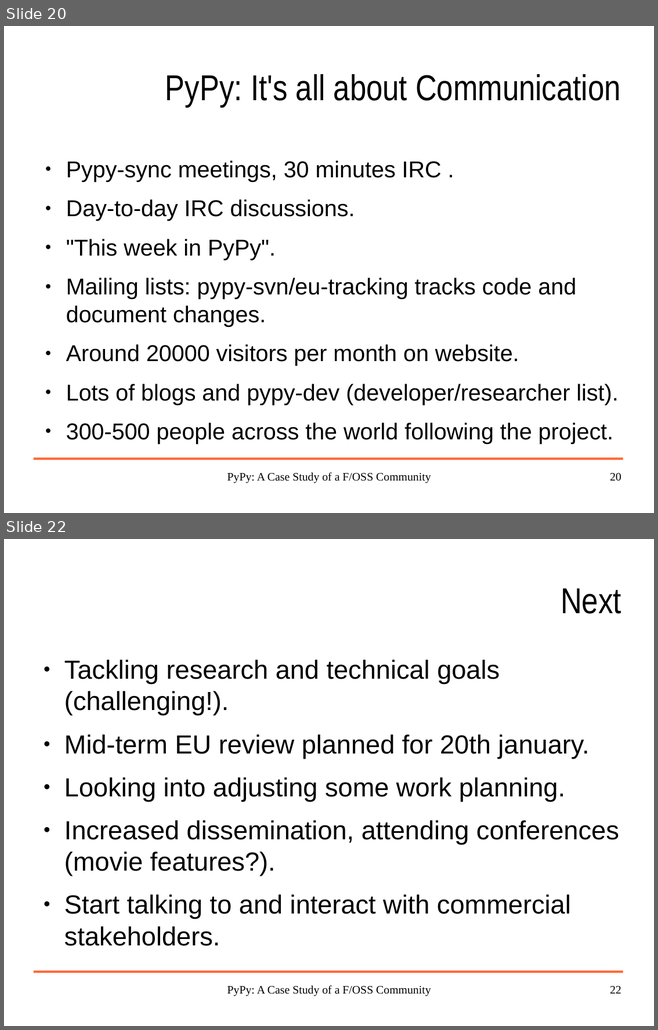
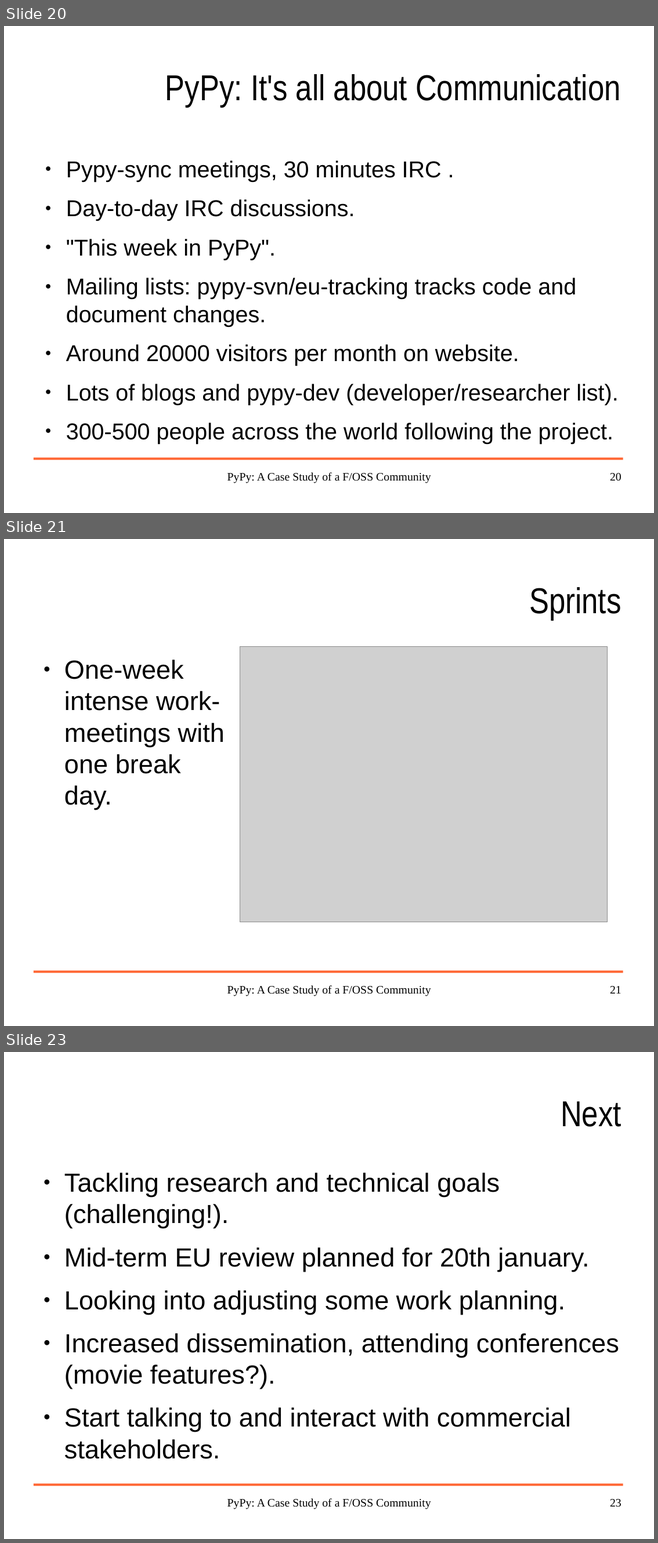
Before and after one commit to wdv4758h/pypy-extradoc, a slide deck: talk/pypy_euworkshop_2005-12-08/pypy-brussels-2005-12-08.odp. Shown one above the other, each under a label of ours: slides 20 and 22 before the commit, slides 20, 21 and 23 after it; the slides between them are not shown. The pictures are 658x1030 and 658x1543 pixels, drawn with LibreOffice and Linux fonts; fonts in the diff are those of the drawing; grey boxes stand for pictures; background and template pictures are left out. Boxes give left, top, right and bottom in pixels: in the first picture for what was removed or moved away, otherwise in the second. Text is boxed around its words. In the diff, an @@ line names an element or a change of style, - is before the commit and + after.

```diff
--- a/talk/pypy_euworkshop_2005-12-08/pypy-brussels-2005-12-08.odp
+++ b/talk/pypy_euworkshop_2005-12-08/pypy-brussels-2005-12-08.odp
@@ slide 21 added at (4, 539, 654, 1026), background #FFFFFF; not listed: 1 template element that a slide beside it also shows @@
@@ title added at (529, 587, 621, 620), 44 pt, text #000000 @@
+Sprints
@@ text added at (64, 660, 224, 810), 32 pt, text #000000 @@
+● One-week intense work-meetings with one break day.
@@ picture added at (240, 647, 607, 922) @@
@@ text added at (227, 986, 431, 997), 14 pt, text #000000 @@
+PyPy: A Case Study of a F/OSS Community
@@ page number added at (610, 986, 621, 994), 14 pt, text #000000 @@
+21
@@ what was slide 22 is now slide 23 @@
@@ page number at (610, 1499, 621, 1507): text changed @@
-22
+23
```
Also in this commit, not shown: 3 slides changed, 2 other slides added, 1 other file.
